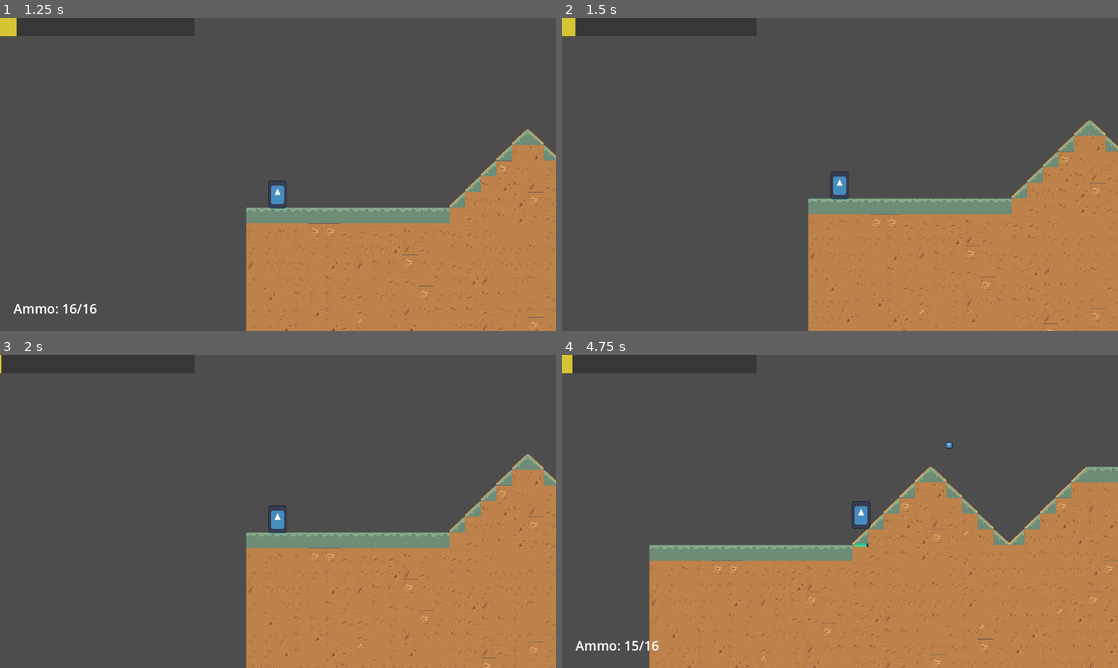
Above: before the commit, frames 1-4 (two rows, left to right).
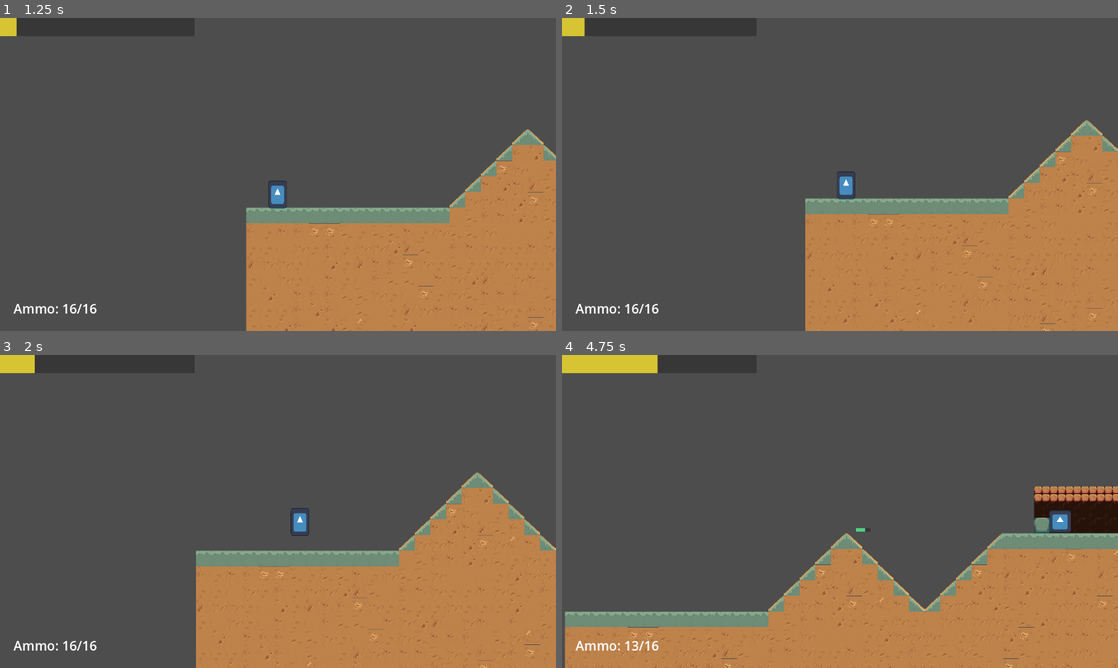
Above: after the commit, the same moments.

Repository: dzfrias/gladiator
Game: Godot game, scene res://scenes/test_scene.tscn
Two runs of this game, one before a commit and one after it. Both use one fixed random seed, a clock stepped at 60 frames per second and the inputs below. The engine's default icon, where the game draws it, is replaced by a stand-in: a white triangle on a blue panel in a dark square.
Inputs (mouse positions are in pixels of both pictures, inside the frame that each line leads up to):
- Up to frame 1 (1.25 s): click "Enter Mission" at 0.5 s
- Up to frame 2 (1.5 s): move the mouse to (962, 158) at 1.27 s; hold D (right) from 1.28 s (still down); hold Q (toggle_weapon, bound only before the commit) from 1.28 s (still down)
- Up to frame 3 (2 s): keep holding D (right); keep holding Q (toggle_weapon, bound only before the commit); tap Space (jump) at 1.52, 1.82 s
- Up to frame 4 (4.75 s): move the mouse to (728, 527) at 2.02 s; release Q (toggle_weapon, bound only before the commit) at 2.03 s; tap S (crouch) at 2.1 s; tap Space (jump) at 2.27, 2.57, 3.77, 4.07, 4.52 s; tap Q (toggle_weapon, bound only before the commit) at 2.3, 3.05, 3.8 s; move the mouse to (895, 442) at 2.77 s; release D (right) at 2.78 s; press the mouse at (895, 442) at 2.78 s; hold A (left) 2.78-3.53 s; move the mouse to (812, 574) at 3.52 s; release the mouse at (812, 574) at 3.53 s; hold D (right) from 3.53 s (still down); tap E (roll) at 3.6 s; move the mouse to (1006, 558) at 4.27 s; hold Q (toggle_weapon, bound only before the commit) from 4.28 s (still down)

Frame 1 is identical in both runs. In frame 2, 1.9% of the frame differs, in the area x 2-100%, y 0-100%; in frame 3, 12%; in frame 4, 22%, in the area x 0-100%, y 0-100%.
Error before the commit: Invalid assignment of property or key 'position' with value of type 'Vector2' on a base object of type 'Nil'. (res://scripts/player/player.gd:118)

Commit message:
make weather and ammo ui work with item inventory

Diff:
--- a/project.godot
+++ b/project.godot
@@ -63,16 +63,15 @@
 "events": [Object(InputEventKey,"resource_local_to_scene":false,"resource_name":"","device":-1,"window_id":0,"alt_press …(192 unchanged characters)…
 ]
 }
-toggle_weapon={
-"deadzone": 0.5,
-"events": [Object(InputEventKey,"resource_local_to_scene":false,"resource_name":"","device":-1,"window_id":0,"alt_pressed":false,"shift_pressed":false,"ctrl_pressed":false,"meta_pressed":false,"pressed":false,"keycode":0,"physical_keycode":81,"key_label":0,"unicode":81,"location":0,"echo":false,"script":null)
-]
-}
 crouch={
 "deadzone": 0.5,
 "events": [Object(InputEventKey,"resource_local_to_scene":false,"resource_name":"","device":-1,"window_id":0,"alt_press …(192 unchanged characters)…
 , Object(InputEventKey,"resource_local_to_scene":false,"resource_name":"","device":-1,"window_id":0,"alt_pressed":false …(186 unchanged characters)…
 ]
+}
+activate_gadget={
+"deadzone": 0.5,
+"events": []
 }
 
 [layer_names]
--- a/scripts/player/player.gd
+++ b/scripts/player/player.gd
@@ -36,7 +36,7 @@
 var _jump_buffer := 0.0
 static var Instance
 
-signal weapon_changed
+signal on_item_switched(current_item)
 
 enum State {
 	CONTROL,
@@ -127,6 +127,7 @@
 		var index := event.as_text().to_int() - 1
 		if index < _items.size():
 			_current_item = _items[index]
+			on_item_switched.emit(_current_item)
 			print(_items[index])
 
 	if _state != State.CONTROL:
@@ -153,13 +154,6 @@
 	if event.is_action_pressed("reload") and _weapon:
 		if !_weapon.is_reloading:
 			_weapon.reload()
-	if event.is_action_pressed("toggle_weapon"):
-		if not _weapon:
-			_weapon = $Weapon
-		else:
-			_weapon.set_firing(null)
-			_weapon = null
-		weapon_changed.emit()
 
 func damage(amount: float, direction: Vector2) -> void:
 	if $Health.has_died or collision_layer == Constants.INVINCIBLE_LAYER:
@@ -201,8 +195,11 @@
 	await get_tree().create_timer(invincible_time).timeout
 	collision_layer = Constants.PLAYER_LAYER | Constants.ENTITY_LAYER
 
-func get_weapon() -> Weapon:
-	return _weapon
+func is_holding_weapon() -> bool:
+	return _weapon == _current_item
+
+func get_current_item() -> Node2D:
+	return _current_item
 
 func is_on_platform():
 	return $PlatformRaycast.is_colliding()
--- a/scripts/ui/ammo_ui.gd
+++ b/scripts/ui/ammo_ui.gd
@@ -1,16 +1,32 @@
 extends Label
 
+var weapon
+
 func _ready() -> void:
-	var weapon = Player.Instance.get_weapon() as Weapon
-	text = "Ammo: " + str(weapon.ammo) + "/" + str(weapon.weapon_stats.max_ammo)
-	weapon.on_ammo_changed.connect(_on_ammo_changed)
-	Player.Instance.weapon_changed.connect(_on_weapon_changed)
+	var item = Player.Instance.get_current_item()
+	if item is Weapon:
+		weapon = item as Weapon
+		text = "Ammo: " + str(weapon.ammo) + "/" + str(weapon.weapon_stats.max_ammo)
+		weapon.on_ammo_changed.connect(_on_ammo_changed)
+	else:
+		hide()
+	Player.Instance.on_item_switched.connect(_on_item_switched)
+
+func _on_item_switched(current_item):
+	print('test')
+	if current_item is Weapon:
+		show()
+		if weapon:
+			weapon.on_ammo_changed.disconnect(_on_ammo_changed)
+		weapon = current_item as Weapon
+		text = "Ammo: " + str(weapon.ammo) + "/" + str(weapon.weapon_stats.max_ammo)
+		weapon.on_ammo_changed.connect(_on_ammo_changed)
+	else:
+		if weapon:
+			weapon.on_ammo_changed.disconnect(_on_ammo_changed)
+		weapon = null
+		print("HIDE")
+		hide()
 
 func _on_ammo_changed(ammo: int, max_ammo: int) -> void:
 	text = "Ammo: " + str(ammo) + "/" + str(max_ammo)
-
-func _on_weapon_changed() -> void:
-	# TODO this needs to be much more robust when we add the ability to change
-	# between weapons. Right now, since there's only one weapon and the only thing
-	# the player can do is equip/unequip it, this will do.
-	visible = Player.Instance.get_weapon() != null
--- a/scripts/weather/lightning.gd
+++ b/scripts/weather/lightning.gd
@@ -7,8 +7,7 @@
 
 func _process(delta: float) -> void:
 	var player: Player = Player.Instance
-	var weapon := player.get_weapon()
-	if weapon:
+	if player.is_holding_weapon():
 		current_time += delta
 		if current_time >= tolerance_time:
 			current_time = 0
